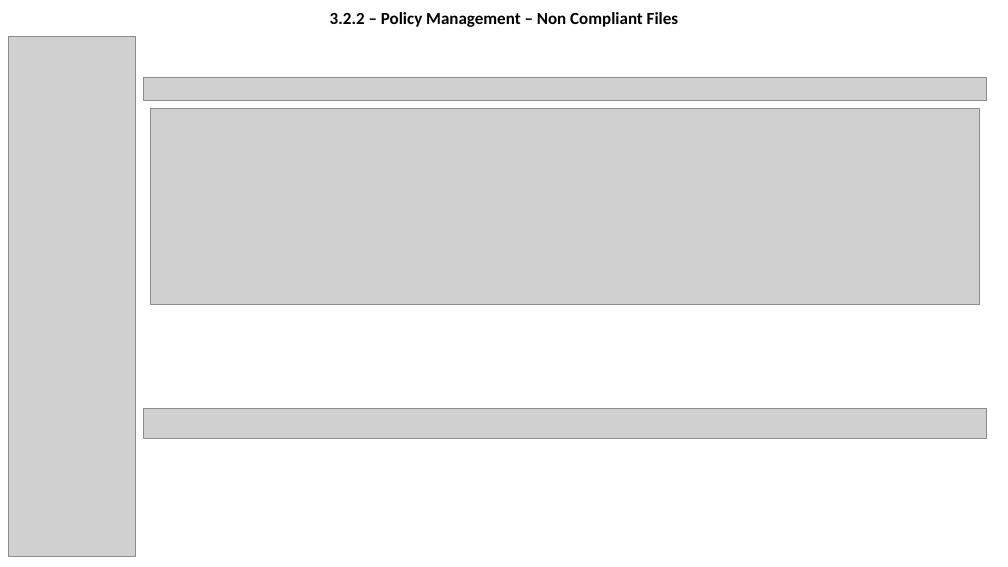
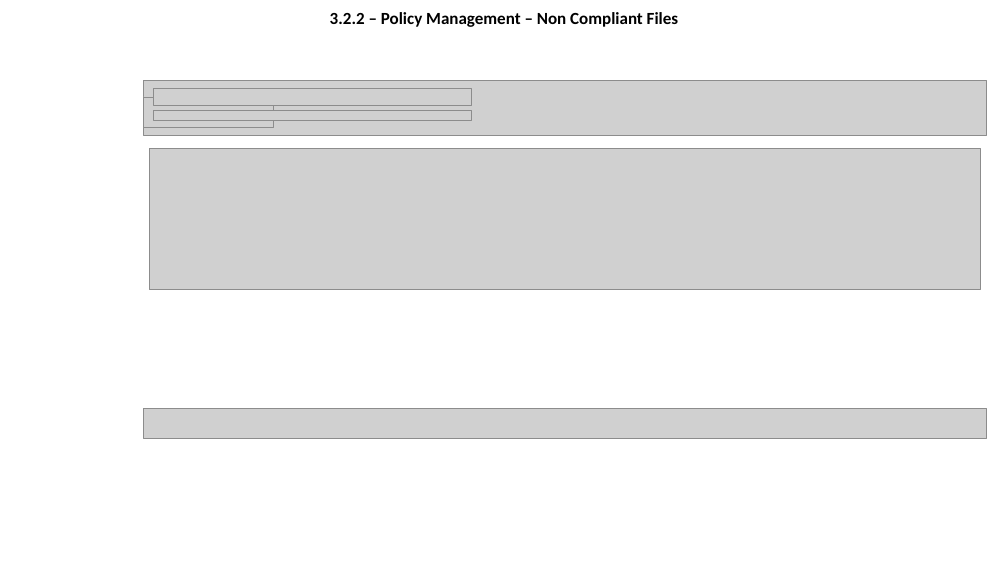
Before and after one commit to olegtaranenko/icap-management-ui-1, a slide deck: slide 7 of design/wireframe.pptx (slide 8 before the commit). Drawn at 1008x567 pixels with LibreOffice and Linux fonts; fonts in the diff are those of the drawing; grey boxes stand for pictures; background and template pictures are left out. Boxes give left, top, right and bottom in pixels: in the first picture for what was removed or moved away, otherwise in the second. Text is boxed around its words. In the diff, an @@ line names an element or a change of style, - is before the commit and + after.

```diff
--- a/design/wireframe.pptx
+++ b/design/wireframe.pptx
@@ picture removed at [8,36,135,557] @@
@@ picture: place and size @@
-picture at [143,77,987,101]
+picture at [143,80,987,135]
@@ picture added at [154,88,472,106] @@
@@ picture added at [143,97,273,127] @@
@@ picture added at [154,111,472,120] @@
@@ picture: place and size @@
-picture at [150,109,980,305]
+picture at [149,148,981,290]
```
Also in this commit, not shown: 6 other slides changed, 4 slides removed.
